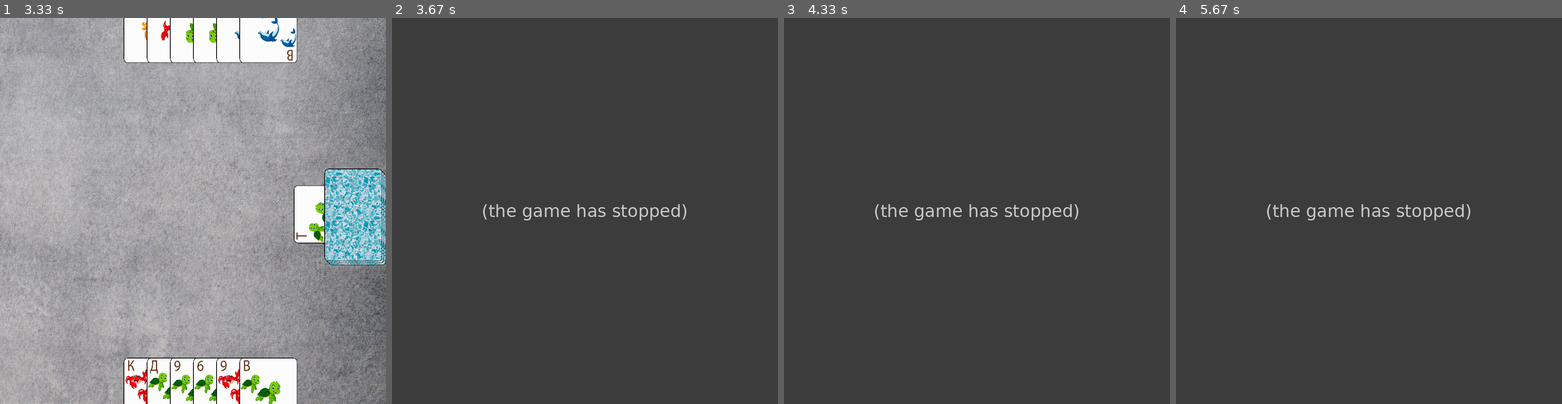
Above: before the commit, frames 1-4 (left to right).
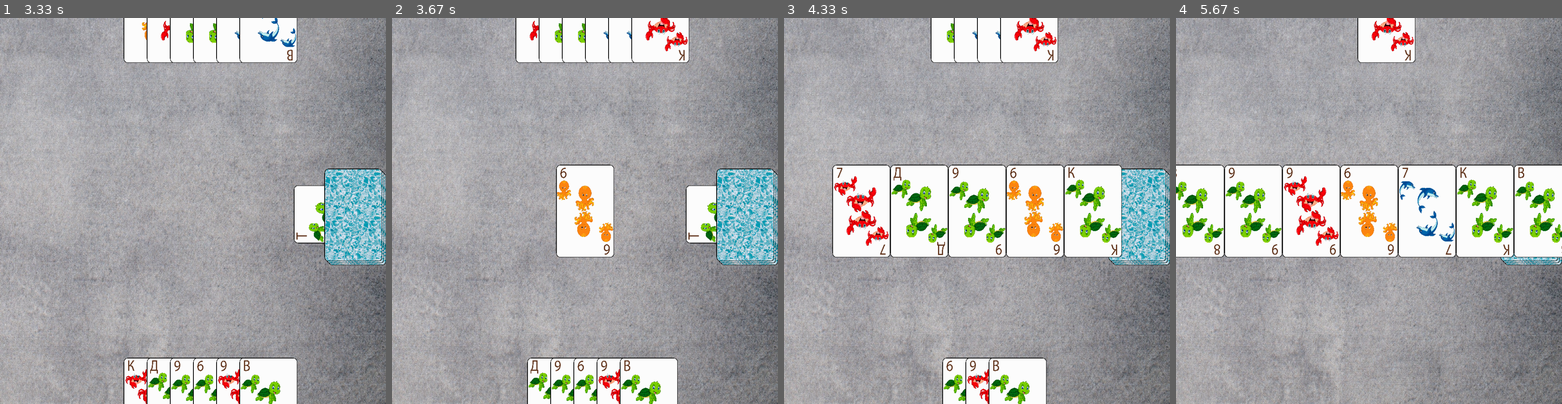
Above: after the commit, the same moments.

Repository: pyvinery/pythonProject_pygame1
Game: pygame game, started from main.py
The game is run twice, just before and just after one commit, with the same random seed, the same clock (stepped at 60 frames per second) and the same inputs.
Inputs:
- Up to frame 1 (3.33 s): no input
- Up to frame 2 (3.67 s): tap 1 at 3.33 s
- Up to frame 3 (4.33 s): tap Space at 3.67, 4.07 s
- Up to frame 4 (5.67 s): tap Space at 4.37, 4.9, 5.2, 5.4 s; tap 1 at 4.98 s; tap 2 at 5.48 s

Frame 1 is identical in both runs. In frame 2, 100% of the frame differs, in the area x 0-100%, y 0-100%; in frame 3, 100%; in frame 4, 100%.
Error before the commit: IndexError: Cannot choose from an empty sequence (main.py line 112); the game stopped at 3.4 s (later frames are placeholders)

Commit message:
забирает карту, но выкидывает другую

Diff:
--- a/main.py
+++ b/main.py
@@ -103,20 +103,21 @@
         if table_card.name != trump_card and common_letters(table_card.name, card_name) < 2:
             # Бот не может отбить карту игрока, выбираем случайную карту из руки бота
             playable_cards = []
-            for bot_card_name in player.hand:
+            for bot_card_name in bot.hand:
                 if common_letters(bot_card_name, card_name) >= 2:
                     playable_cards.append(bot_card_name)
             if len(playable_cards) > 0:
                 card_name = random.choice(playable_cards)
             else:
-                card_name = random.choice([card for card in player.hand if common_letters(card[1:], card_name[1:]) >= 2])
-
-            if len(playable_cards) > 0:
-                card_name = random.choice(playable_cards)
-            else:
-                card_index = random.choice(
-                    [i for i, card in enumerate(player.hand) if common_letters(card[1:], card_name[1:]) >= 2])
-                card_name = player.hand.pop(card_index)
+                # Бот забирает карту со стола, если не может отбить карту игрока
+                if len(table_cards) > 0:
+                    table_card = table_cards[-1]
+                    card_name = table_card.name
+                    table_cards.remove(table_card)
+                    bot.hand.append(card_name)
+                else:
+                    card_name = random.choice(bot.hand)
+
             target = (SCREEN_WIDTH / 2 - CARD_WIDTH / 2 - 80, SCREEN_HEIGHT / 2 - CARD_HEIGHT / 2)
             card.target = list(target)
             card.position = list(player.hand_pos)
@@ -140,7 +141,6 @@
 
     # Добавляем карту на стол
     table_cards.append(card)
-
 
 
 
